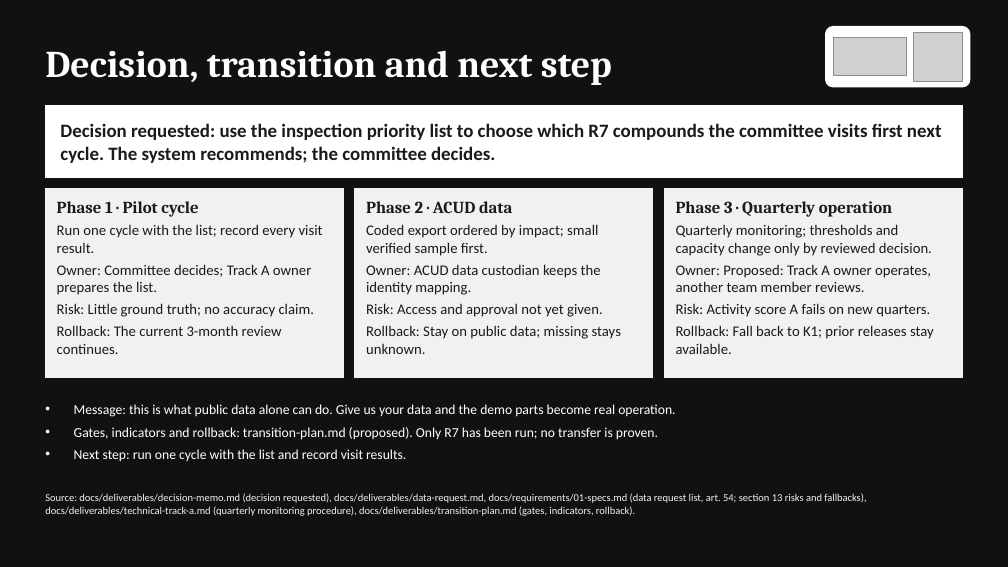
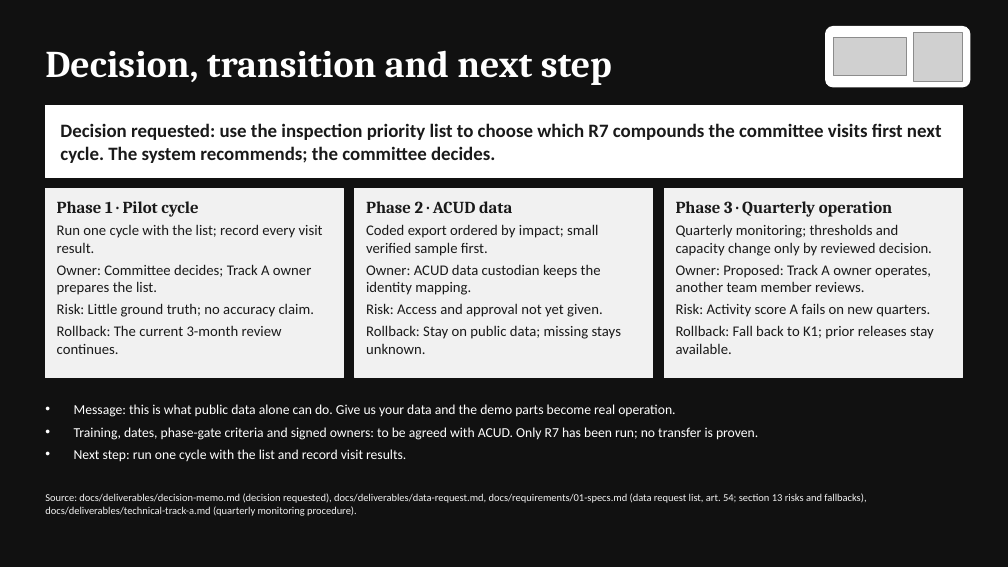
Before and after one commit to elsayedelmandoh/spaceeye-geoai, a slide deck: slide 14 of docs/deliverables/01-presentation/presentation.pptx. Drawn at 1008x567 pixels with LibreOffice and Linux fonts; fonts in the diff are those of the drawing; grey boxes stand for pictures. Boxes give left, top, right and bottom in pixels: in the first picture for what was removed or moved away, otherwise in the second. Text is boxed around its words. In the diff, an @@ line names an element or a change of style, - is before the commit and + after.

```diff
--- a/docs/deliverables/01-presentation/presentation.pptx
+++ b/docs/deliverables/01-presentation/presentation.pptx
@@ text at [74,427,758,440]: text changed @@
-• Gates, indicators and rollback: transition-plan.md (proposed). Only R7 has been run; no transfer is proven.
+• Training, dates, phase-gate criteria and signed owners: to be agreed with ACUD. Only R7 has been run; no transfer is proven.
@@ text at [45,493,866,516]: text changed @@
-Source: docs/deliverables/decision-memo.md (decision requested), docs/deliverables/data-request.md, docs/requirements/01-specs.md (data request list, art. 54; section 13 risks and fallbacks), docs/deliverables/technical-track-a.md (quarterly monitoring procedure), docs/deliverables/transition-plan.md (gates, indicators, rollback).
+Source: docs/deliverables/decision-memo.md (decision requested), docs/deliverables/data-request.md, docs/requirements/01-specs.md (data request list, art. 54; section 13 risks and fallbacks), docs/deliverables/technical-track-a.md (quarterly monitoring procedure).
```
Also in this commit, not shown: 1 other slide changed, 5 other files.
